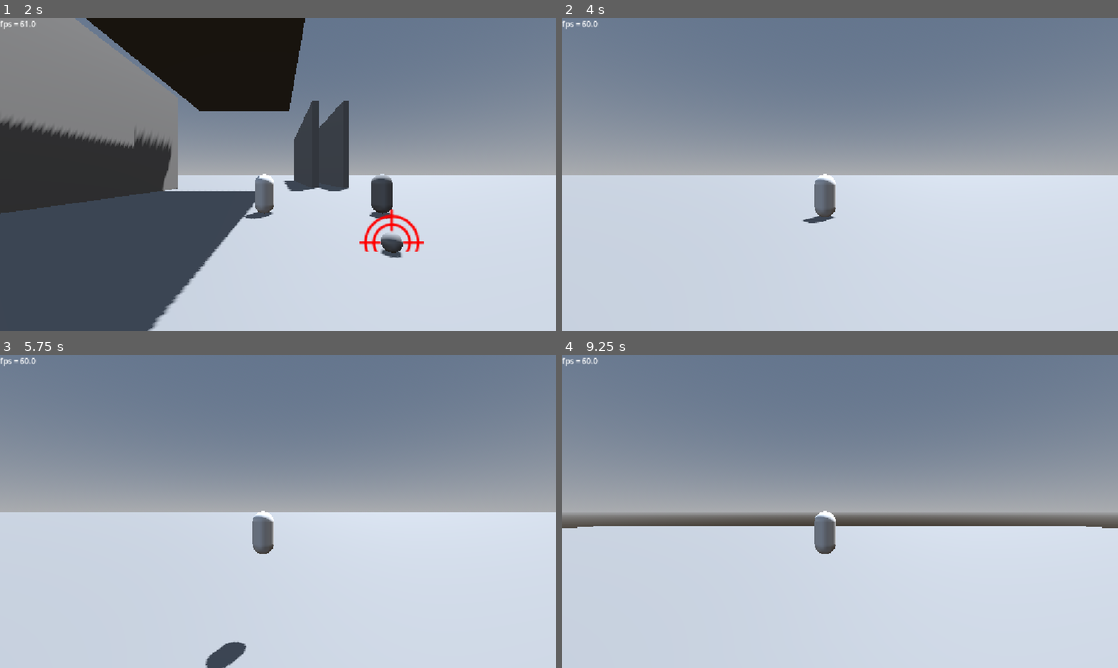
Above: before the commit, frames 1-4 (two rows, left to right).
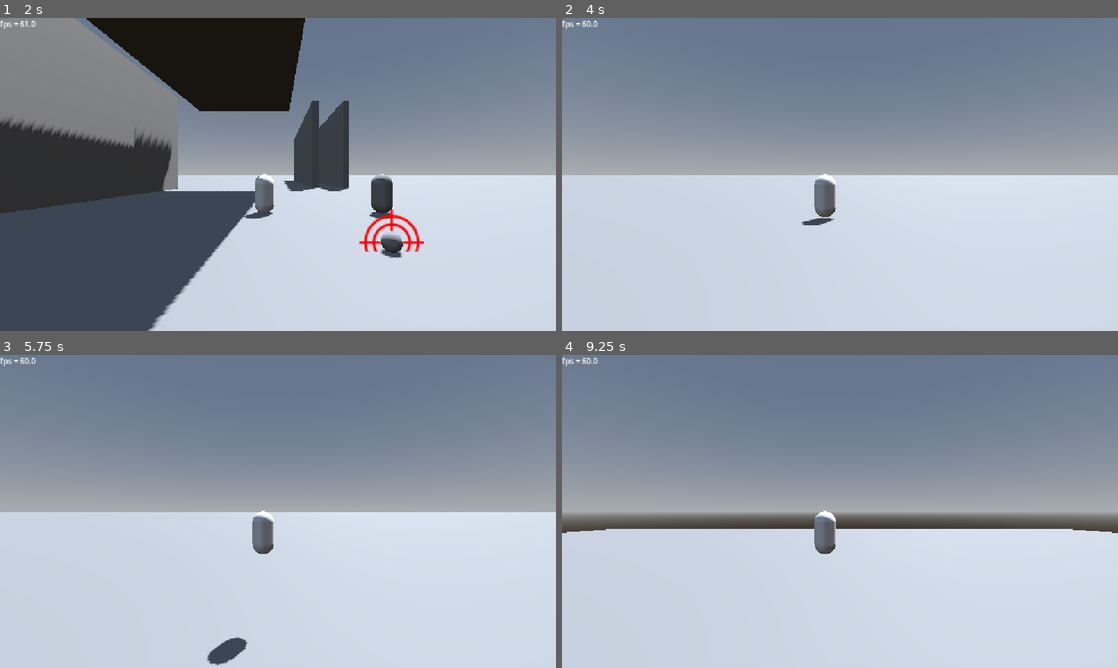
Above: after the commit, the same moments.

Repository: mrgarso/azure-latch
Game: Godot game, scene res://scenes/main_menu.tscn
The game is run twice, just before and just after one commit, with the same random seed, the same clock (stepped at 60 frames per second) and the same inputs. The engine's default icon, where the game draws it, is replaced by a stand-in: a white triangle on a blue panel in a dark square.
Inputs (mouse positions are in pixels of both pictures, inside the frame that each line leads up to):
- Up to frame 1 (2 s): click (189, 133) at 0.52 s; type "12" at 0.6 s; click (366, 133) at 0.75 s; type "12" at 0.83 s; click "PLAY" at 1.25 s
- Up to frame 2 (4 s): tap Enter at 2 s; move the mouse to (962, 158) at 2.02 s; tap 1 (1) at 2.1 s; tap A (a) at 2.3, 2.85 s; move the mouse to (728, 190) at 2.77 s; tap D (d) at 3.05, 3.6 s; move the mouse to (895, 105) at 3.52 s; tap E (e) at 3.8 s
- Up to frame 3 (5.75 s): tap Space (space) at 4.25 s; move the mouse to (250, 574) at 4.27 s; tap E (e) at 4.35 s; tap S (s) at 4.55, 5.1 s; tap Enter at 5 s; move the mouse to (444, 558) at 5.02 s; hold Space (space) from 5.03 s (still down)
- Up to frame 4 (9.25 s): move the mouse to (673, 464) at 5.77 s; release Space (space) at 5.78 s; tap Space (space) at 5.85, 6.5, 8.75 s; tap W (w) at 6.05, 6.6 s; move the mouse to (867, 511) at 6.52 s; tap 1 (1) at 6.8, 7.35 s; move the mouse to (756, 433) at 7.27 s; tap A (a) at 7.55, 8.1 s; tap Enter at 8 s; move the mouse to (962, 495) at 8.02 s; tap D (d) at 8.3, 8.85 s; move the mouse to (728, 527) at 8.77 s; tap E (e) at 9.05 s

Frame 1 is identical in both runs. In frame 2, less than 0.1% of the frame differs, in the area x 43-50%, y 63-67%; in frame 3, 0.2%; in frame 4, 0.9%, in the area x 0-100%, y 54-57%.

Commit message:
acomodamiento velocity pt 4

Diff:
--- a/scripts/player.gd
+++ b/scripts/player.gd
@@ -47,16 +47,16 @@
 	up = transform.basis.y
 
 	var impulse_sum := Vector3.ZERO
-	var overried_impulse_sum := Vector3.ZERO
+	var override_impulse_sum := Vector3.ZERO
 	for imp in impulses.filter(func(i): return !i.override):
 		impulse_sum += imp.vec
 	for imp in impulses.filter(func(i): return i.override):
-		overried_impulse_sum += imp.vec
+		override_impulse_sum += imp.vec
 
 	if using_move:
 		direction = Vector2(impulse_sum.x, impulse_sum.z)
 	elif can_move:
-		direction = Input.get_vector("a", "d", "w", "s") + (Vector2(overried_impulse_sum.x, overried_impulse_sum.z))
+		direction = Input.get_vector("a", "d", "w", "s") + (Vector2(override_impulse_sum.x, override_impulse_sum.z))
 		if is_on_floor() and Input.is_action_pressed("space"):
 			velocity.y = jump_speed
 
@@ -69,6 +69,8 @@
 		velocity.z = lerp(velocity.z, 0.0, delta * frict)
 	if impulse_sum.y or using_move:
 		velocity.y = lerp(velocity.y, impulse_sum.y * current_speed, delta * accel)
+	if override_impulse_sum.y:
+		velocity.y = lerp(velocity.y, override_impulse_sum.y * current_speed, delta * accel)
 	if not is_on_floor():
 		velocity.y -= current_gravity * delta * 4
 	move_and_slide()
--- a/scripts/skills/Isagi_moves/nagi_control.gd
+++ b/scripts/skills/Isagi_moves/nagi_control.gd
@@ -23,7 +23,7 @@
 			return
 
 		SB.afterimage(target, 5, 0.15, 0.3, Color(0,0.3,0.7,0.4))
-		SB.velocity(target, true, Vector3(0, 20.4, -1.2), 0.6, .97, 0.0)
+		SB.velocity(target, true, Vector3(0, 20.4, -1.2), 0.6, .97, 0.0, false, true)
 		await SB.hitbox(target, Vector3.ONE * 5, Vector3.ZERO, 0.6, SB.HitboxTargets.BALL)
 		if target.ball:
 			SB.fov_change(target, 70, 50, 0.05)
--- a/scripts/skills/skill_builder.gd
+++ b/scripts/skills/skill_builder.gd
@@ -2,19 +2,22 @@
 class_name SkillBuilder
 
 func velocity(target: Player,fade_out := false, direction := Vector3.ZERO, \
-duration := 1.0, decay := 0.99, custom_gravity :float= target.gravity, override := false) -> void:
+duration := 1.0, decay := 0.99, custom_gravity :float= target.gravity, override := false, reset_y := false) -> void:
 	var imp := Impulse.new()
 	if custom_gravity != target.gravity:
 		target.current_gravity = custom_gravity
-	if direction.y != 0:
+	if reset_y:
 		target.velocity.y = 0.0
+	print("before: ", target.velocity)
 	imp.vec = direction
 	imp.override = override
+	imp.vec.y -= (target.velocity.y / target.current_speed) * (int(!override) * 4)
+	#print(int(!override))
 	target.impulses.append(imp)
 	if fade_out:
 		for i in (Engine.physics_ticks_per_second * duration):
+			print("during: ", target.velocity)
 			imp.vec *= decay
-			imp.vec.y -= custom_gravity * (Engine.time_scale/Engine.physics_ticks_per_second) * 4
 			if imp.cleared:
 				break
 			await get_tree().create_timer(Engine.time_scale / Engine.physics_ticks_per_second).timeout
